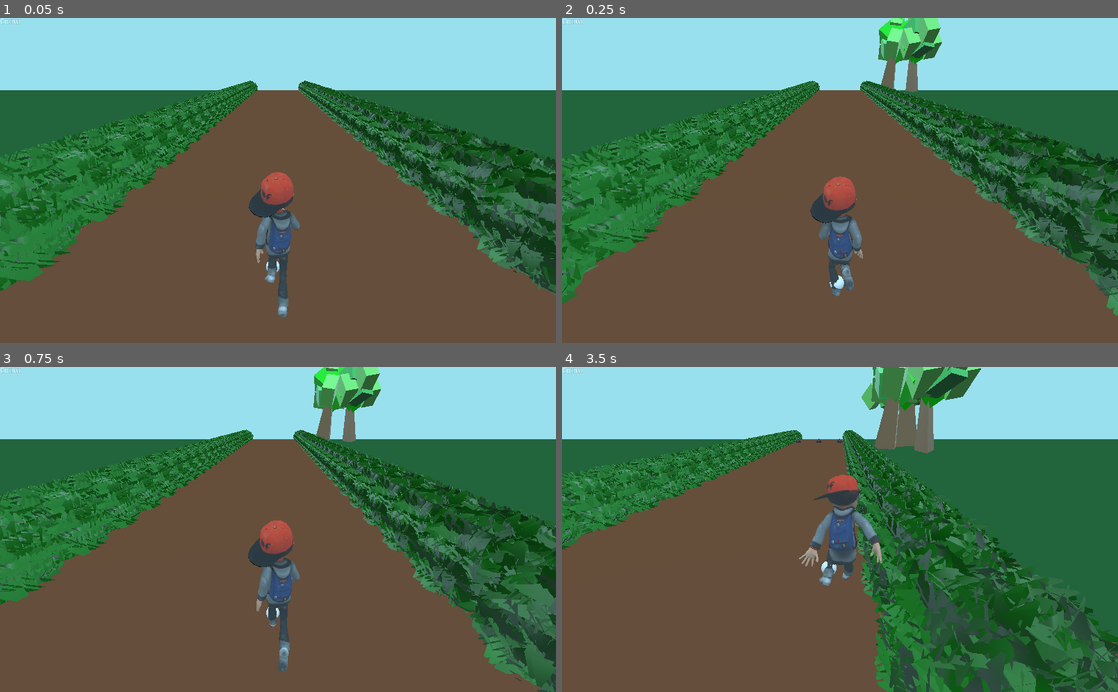
Above: before the commit, frames 1-4 (two rows, left to right).
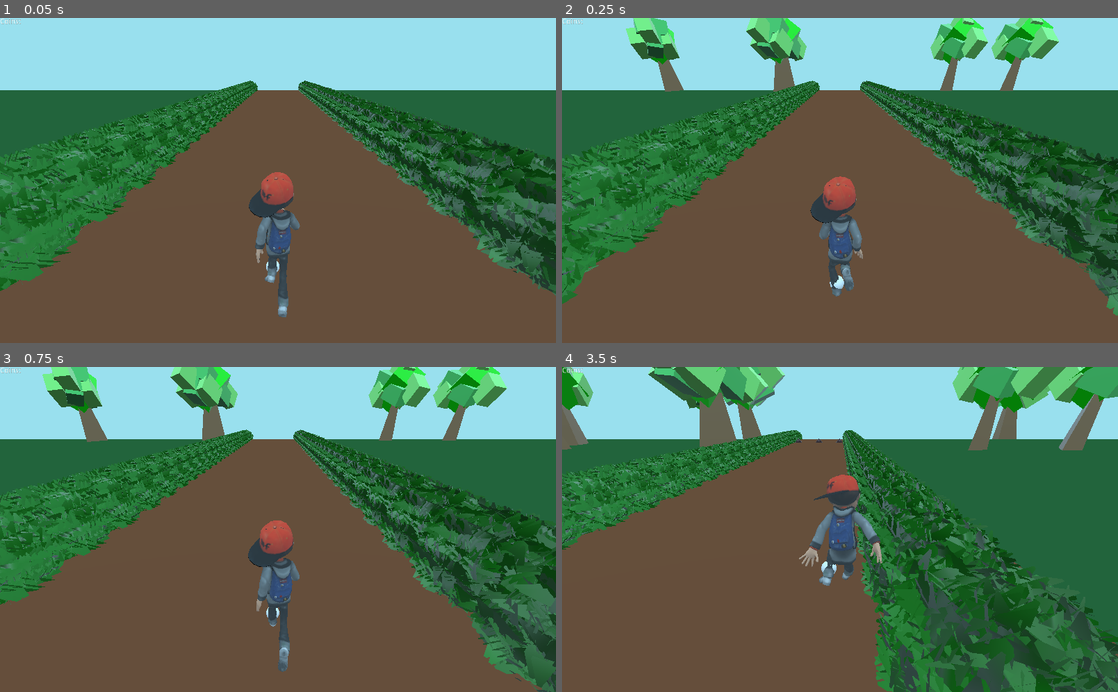
Above: after the commit, the same moments.

Repository: moaibad/Escape-from-Monkey
Game: Godot game, scene res://scenes/level.tscn
Two runs of this game, one before a commit and one after it. Both use one fixed random seed, a clock stepped at 60 frames per second and the inputs below.
Inputs:
- Up to frame 1 (0.05 s): no input
- Up to frame 2 (0.25 s): no input
- Up to frame 3 (0.75 s): hold D (move_right) from 0.53 s (still down)
- Up to frame 4 (3.5 s): tap Space (jump) at 0.77, 1.52, 3.02 s; release D (move_right) at 1.28 s; hold A (move_left) 1.28-2.03 s; hold D (move_right) from 2.03 s (still down)

Frame 1 is identical in both runs. In frame 2, 6.8% of the frame differs, in the area x 11-90%, y 0-23%; in frame 3, 7.4%; in frame 4, 12%, in the area x 0-100%, y 0-28%.

Commit message:
update munculnya tree

Diff:
--- a/scripts/level.gd
+++ b/scripts/level.gd
@@ -18,7 +18,7 @@
 
 var startz: float = -40.0
 var road_spawnx: Array = [-3, 0, 3]
-var tree_startx: Array = [10, -10]
+var tree_startx: Array = [30,20,10, -10,-20,-30]
 
 onready var env_assets: Array = [tree1, tree2]
 
@@ -68,15 +68,24 @@
 func _on_spawn_env_timer_timeout():
 	randomize()
 	#print("tree spawned")
-	var side: int = tree_startx[randi() % 2]
+	var side: int = tree_startx[randi() % 6]
+	var side2: int = tree_startx[randi() % 6]
 	var asset = env_assets[randi() % env_assets.size()].instance()
+	var asset2 = env_assets[randi() % env_assets.size()].instance()
 	add_child(asset)
+	add_child(asset2)
 	asset.global_transform.origin = Vector3(
 		side,
 		0,
 		startz
 	)
+	asset2.global_transform.origin = Vector3(
+		side2,
+		0,
+		startz
+	)
 	asset.rotation_degrees.y = rand_range(0, 360)
+	asset2.rotation_degrees.y = rand_range(0, 360)
 	spawn_env_timer.wait_time = rand_range(1, 2)
 
 
